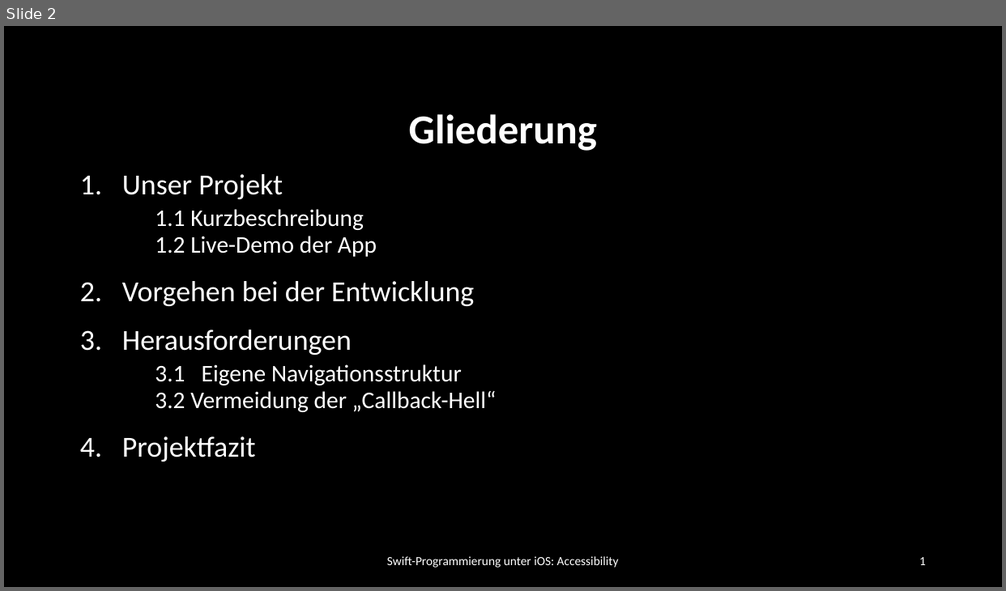
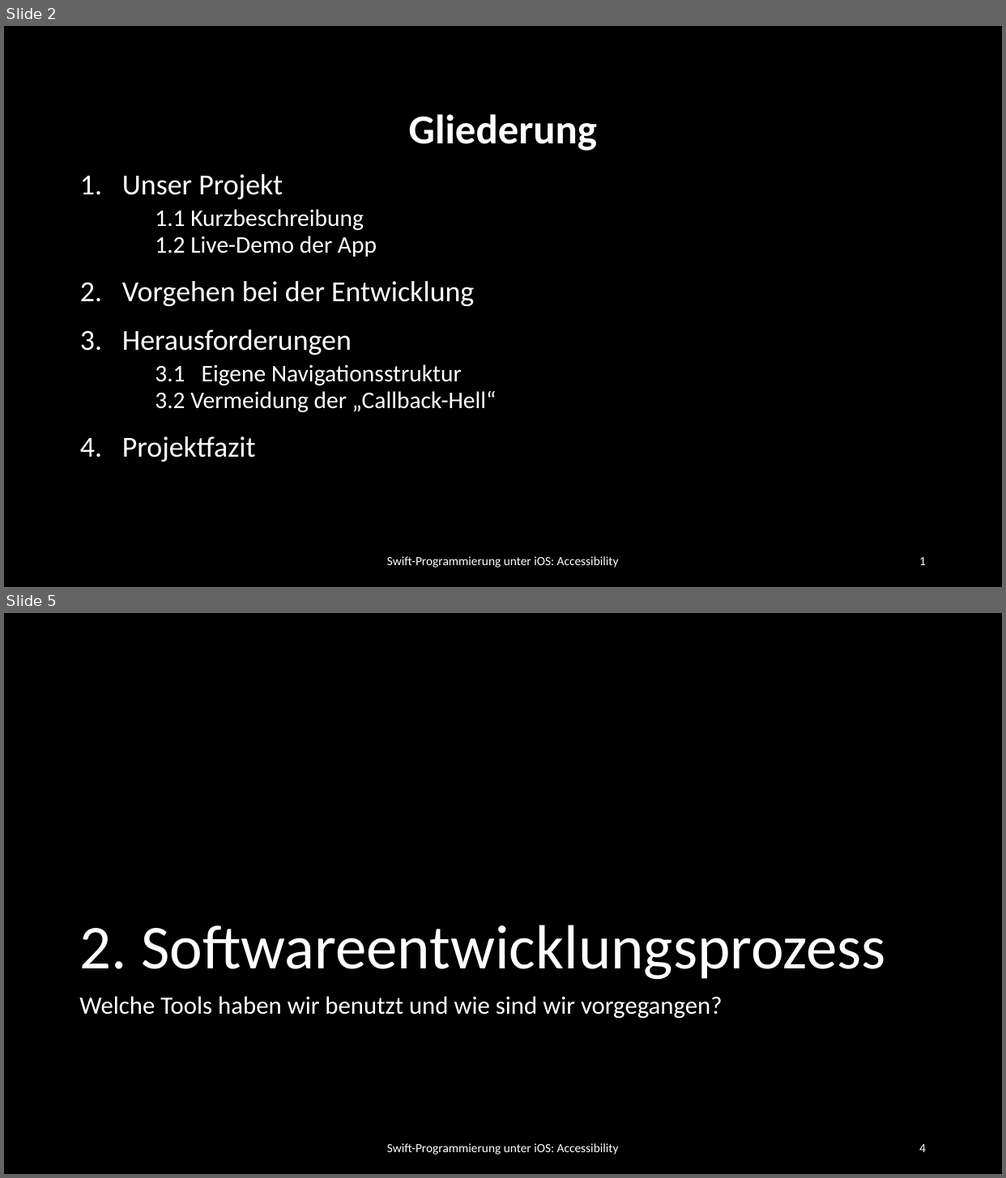
Before and after one commit to dspengler99/Quiz-With-Me, a slide deck: Präsentation/Quiz With Me.pptx. Shown one above the other, each under a label of ours: slide 2 before the commit, slides 2 and 5 after it; the slides between them are not shown. The pictures are 1006x591 and 1006x1178 pixels, drawn with LibreOffice and Linux fonts; fonts in the diff are those of the drawing; background and template pictures are left out. Boxes give left, top, right and bottom in pixels: in the first picture for what was removed or moved away, otherwise in the second. Text is boxed around its words. In the diff, an @@ line names an element or a change of style, - is before the commit and + after.

```diff
--- a/Präsentation/Quiz With Me.pptx
+++ b/Präsentation/Quiz With Me.pptx
@@ slide 5 added at (4, 613, 1002, 1174), background #000000 @@
@@ title added at (79, 925, 886, 980), 60 pt, text #FFFFFF @@
+2. Softwareentwicklungsprozess
@@ text added at (79, 996, 722, 1019), 24 pt, text #FFFFFF @@
+Welche Tools haben wir benutzt und wie sind wir vorgegangen?
@@ text added at (387, 1144, 619, 1155), 12 pt, text #FFFFFF @@
+Swift-Programmierung unter iOS: Accessibility
@@ page number added at (919, 1144, 926, 1152), 12 pt, text #FFFFFF @@
+4
```
Also in this commit, not shown: 18 other slides added, 2 other files.
